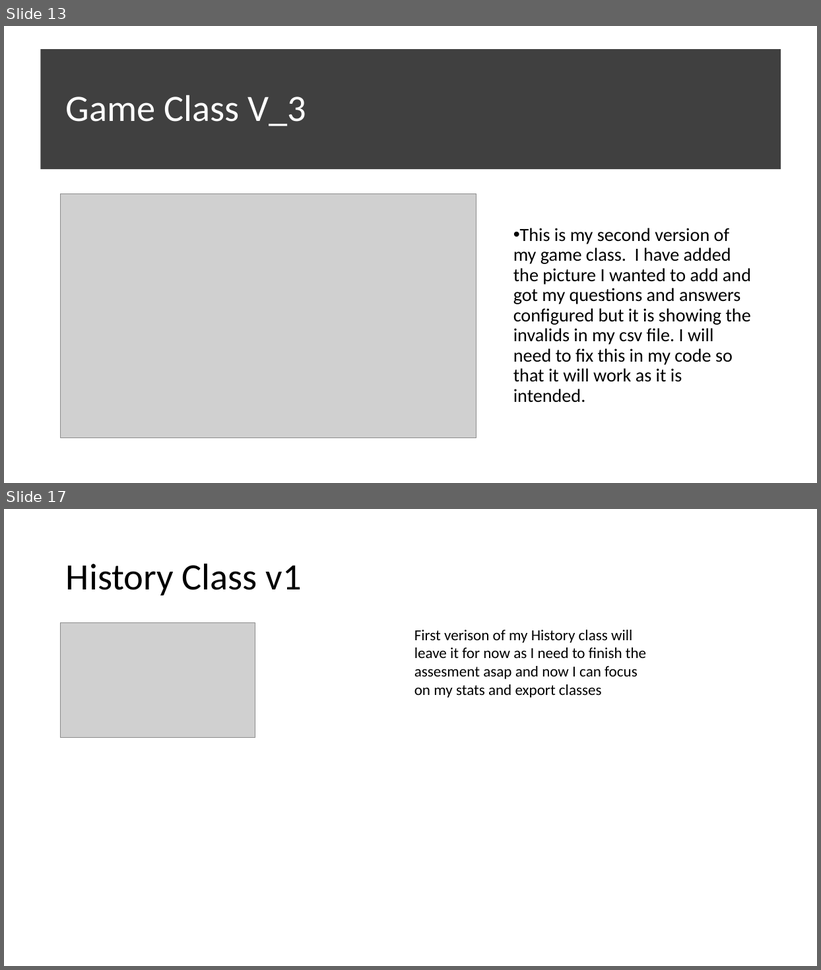
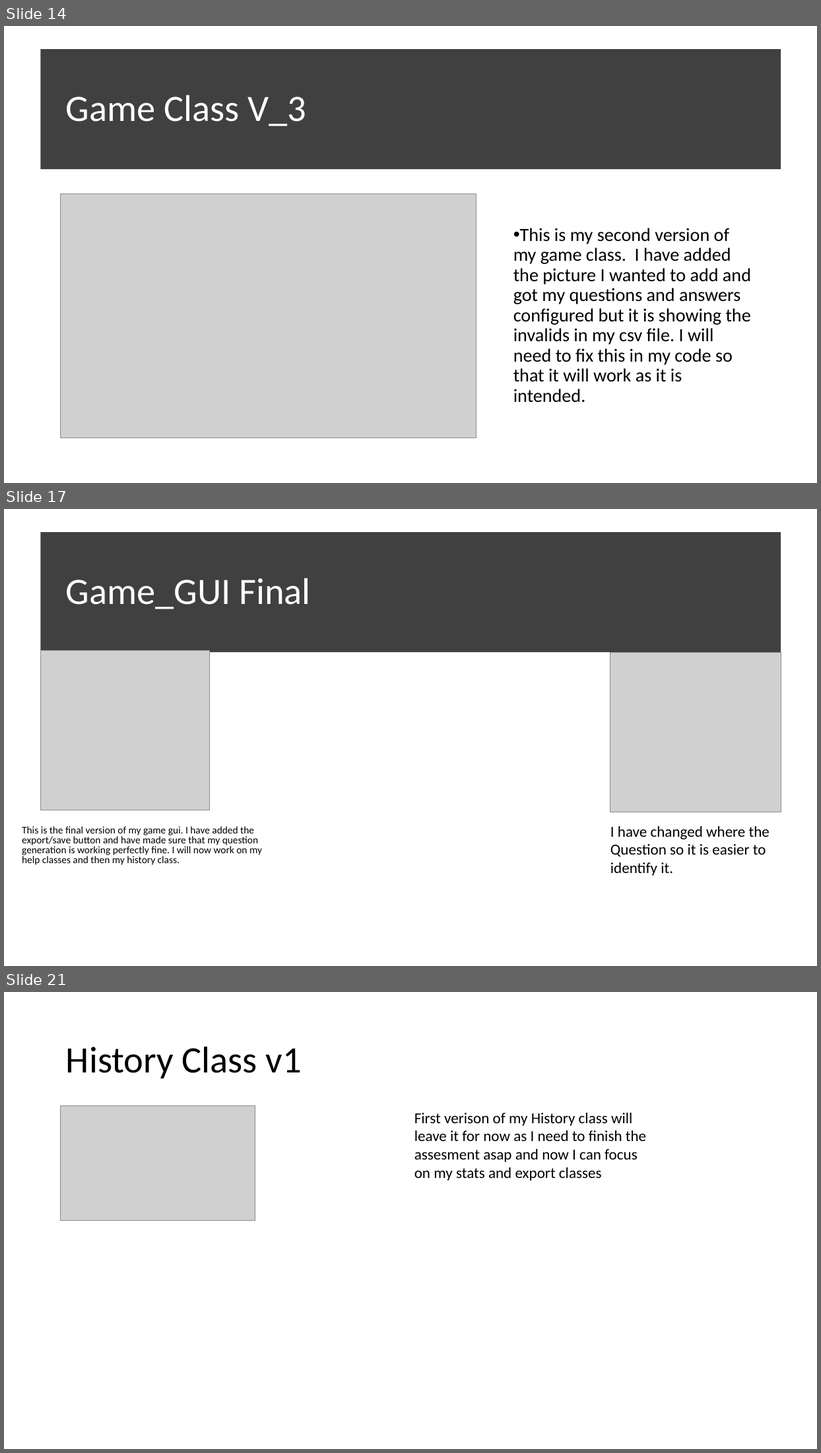
Before and after one commit to morrisj70800/01_Assesment, a slide deck: Programming Assesment.pptx. Shown one above the other, each under a label of ours: slides 13 and 17 before the commit, slides 14, 17 and 21 after it; the slides between them are not shown. The pictures are 821x970 and 821x1453 pixels, drawn with LibreOffice and Linux fonts; fonts in the diff are those of the drawing; grey boxes stand for pictures. Boxes give left, top, right and bottom in pixels: in the first picture for what was removed or moved away, otherwise in the second. Text is boxed around its words. In the diff, an @@ line names an element or a change of style, - is before the commit and + after.

Commit message:
Game Almost Fully Complete

```diff
--- a/Programming Assesment.pptx
+++ b/Programming Assesment.pptx
@@ slide 17 added at [4,509,817,966], background #FFFFFF @@
@@ rectangle added at [40,532,781,652], fill #404040 @@
@@ title added at [66,578,310,609], 44 pt, text #FFFFFF @@
+Game_GUI Final
@@ picture added at [40,650,210,811] @@
@@ picture added at [611,652,781,812] @@
@@ text added at [22,826,262,865], 12 pt, text #000000 @@
+This is the final version of my game gui. I have added the export/save button and have made sure that my question generation is working perfectly fine. I will now work on my help classes and then my history class.
@@ text added at [611,826,770,876], 18 pt, text #000000 @@
+I have changed where the Question so it is easier to identify it.
@@ what was slide 13 is now slide 14 @@
@@ what was slide 17 is now slide 21 @@
```
Also in this commit, not shown: 4 slides changed, 3 other slides added, 3 other files.
